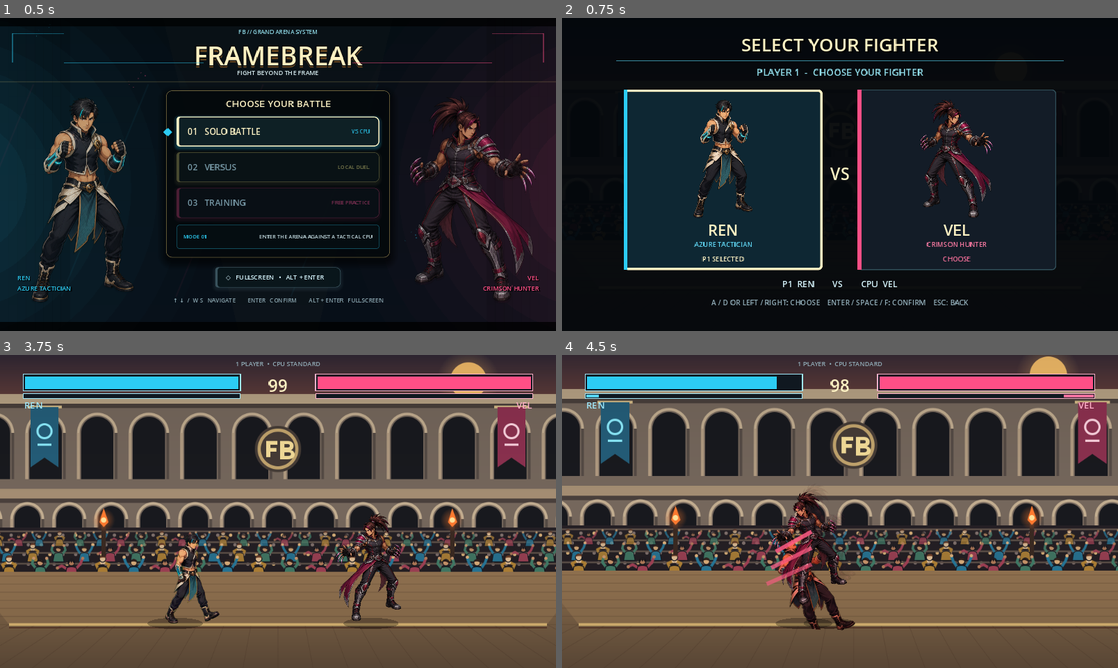
Above: before the commit, frames 1-4 (two rows, left to right).
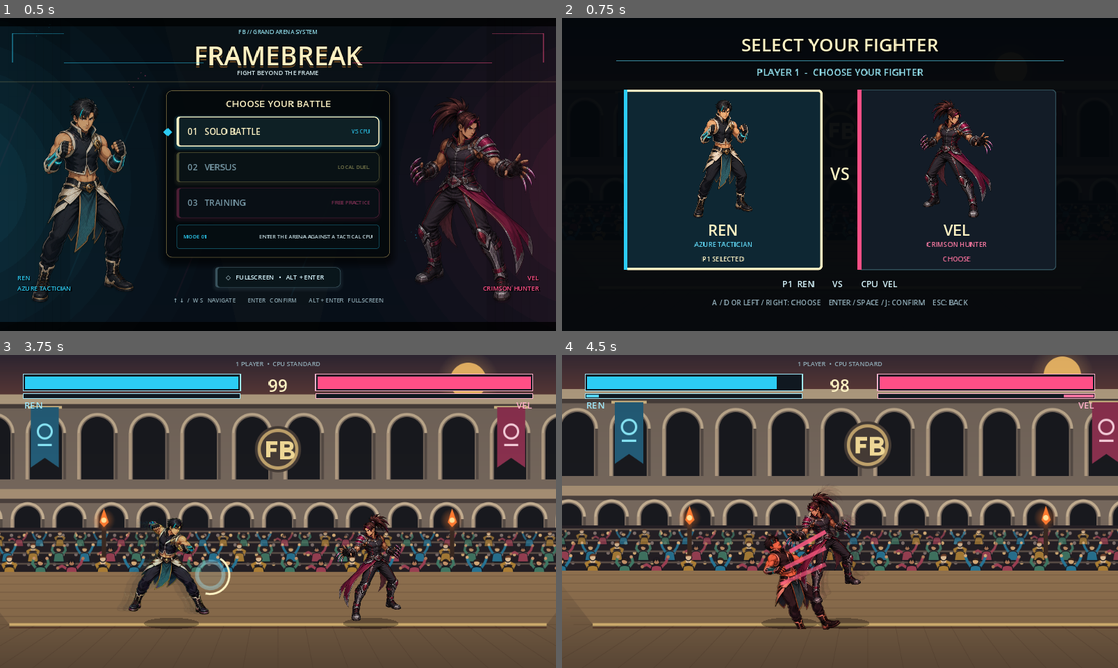
Above: after the commit, the same moments.

Repository: Hikki0608/Fighting-game
Game: Godot game, scene res://scenes/main.tscn
Same seed, same stepped clock (60 frames per second), same inputs: the game is played once before the commit and once after it.
Inputs (mouse positions are in pixels of both pictures, inside the frame that each line leads up to):
- Up to frame 1 (0.5 s): no input
- Up to frame 2 (0.75 s): click "01 SOLO BATTLE" at 0.5 s
- Up to frame 3 (3.75 s): click "REN" at 1.25 s; tap Enter at 2 s; move the mouse to (400, 495) at 2.02 s; hold D 2.03-2.78 s; tap J at 2.1 s; click (400, 495) at 2.17 s; tap Space at 2.27, 2.75, 3.02 s; tap K at 2.3, 2.85 s; move the mouse to (166, 527) at 2.77 s; hold S 2.78-3.53 s; tap L at 3.05, 3.6 s; move the mouse to (333, 442) at 3.52 s; hold D from 3.53 s (still down)
- Up to frame 4 (4.5 s): tap I at 3.8, 4.35 s; move the mouse to (812, 574) at 4.27 s; release D at 4.28 s; hold W from 4.28 s (still down); click (812, 574) at 4.42 s

Frame 1 is identical in both runs. In frame 2, 0.5% of the frame differs, in the area x 26-73%, y 90-93%; in frame 3, 4.5%; in frame 4, 31%, in the area x 0-100%, y 0-88%.

Commit message:
Remap keyboard attack controls

Diff:
--- a/scripts/fighter.gd
+++ b/scripts/fighter.gd
@@ -27,6 +27,10 @@
 const INPUT_BUFFER_FRAMES := 7
 const SUPER_CHORD_BUFFER_FRAMES := 5
 const AMBIENT_MOTION_SAMPLE_FRAMES := 2
+const KEYBOARD_LIGHT_KEY := KEY_J
+const KEYBOARD_HEAVY_KEY := KEY_K
+const KEYBOARD_SPECIAL_KEY := KEY_L
+const KEYBOARD_THROW_KEY := KEY_I
 
 const ATTACKS := {
 	&"light": {
@@ -355,10 +359,10 @@
 	if player_id == 0:
 		axis.x = float(Input.is_physical_key_pressed(KEY_D)) - float(Input.is_physical_key_pressed(KEY_A))
 		axis.y = float(Input.is_physical_key_pressed(KEY_S)) - float(Input.is_physical_key_pressed(KEY_W))
-		buttons.light = Input.is_physical_key_pressed(KEY_F)
-		buttons.heavy = Input.is_physical_key_pressed(KEY_G)
-		buttons.special = Input.is_physical_key_pressed(KEY_H)
-		buttons.throw = Input.is_physical_key_pressed(KEY_R)
+		buttons.light = Input.is_physical_key_pressed(KEYBOARD_LIGHT_KEY)
+		buttons.heavy = Input.is_physical_key_pressed(KEYBOARD_HEAVY_KEY)
+		buttons.special = Input.is_physical_key_pressed(KEYBOARD_SPECIAL_KEY)
+		buttons.throw = Input.is_physical_key_pressed(KEYBOARD_THROW_KEY)
 
 	var joy_x := Input.get_joy_axis(player_id, JOY_AXIS_LEFT_X)
 	var joy_y := Input.get_joy_axis(player_id, JOY_AXIS_LEFT_Y)
--- a/scripts/main.gd
+++ b/scripts/main.gd
@@ -939,7 +939,7 @@
 	if game_mode == MODE_SOLO:
 		character_selection[1] = (character_selection[0] + 1) % CHARACTER_ROSTER.size()
 		character_prompt_label.text = "PLAYER 1  -  CHOOSE YOUR FIGHTER"
-		character_hint_label.text = "A / D OR LEFT / RIGHT: CHOOSE    ENTER / SPACE / F: CONFIRM    ESC: BACK"
+		character_hint_label.text = "A / D OR LEFT / RIGHT: CHOOSE    ENTER / SPACE / J: CONFIRM    ESC: BACK"
 	elif game_mode == MODE_TRAINING:
 		character_prompt_label.text = (
 			"PLAYER 1  -  CHOOSE YOUR FIGHTER"
@@ -947,16 +947,16 @@
 			else "TRAINING DUMMY  -  CHOOSE FIGHTER"
 		)
 		character_hint_label.text = (
-			"A / D OR LEFT / RIGHT: CHOOSE    ENTER / SPACE / F: CONFIRM    ESC: BACK"
+			"A / D OR LEFT / RIGHT: CHOOSE    ENTER / SPACE / J: CONFIRM    ESC: BACK"
 			if selecting_player == 0
-			else "A / D OR LEFT / RIGHT: CHOOSE    ENTER / SPACE / F: CONFIRM    ESC: BACK"
+			else "A / D OR LEFT / RIGHT: CHOOSE    ENTER / SPACE / J: CONFIRM    ESC: BACK"
 		)
 	else:
 		character_prompt_label.text = "PLAYER %d  -  CHOOSE YOUR FIGHTER" % (selecting_player + 1)
 		character_hint_label.text = (
-			"A / D OR LEFT / RIGHT: CHOOSE    ENTER / SPACE / F: CONFIRM    ESC: BACK"
+			"A / D OR LEFT / RIGHT: CHOOSE    ENTER / SPACE / J: CONFIRM    ESC: BACK"
 			if selecting_player == 0
-			else "A / D OR LEFT / RIGHT: CHOOSE    ENTER / SPACE / F: CONFIRM    ESC: BACK"
+			else "A / D OR LEFT / RIGHT: CHOOSE    ENTER / SPACE / J: CONFIRM    ESC: BACK"
 		)
 
 	var current_player_label := (
@@ -1013,7 +1013,7 @@
 	right_pressed = _key_just_pressed(KEY_D) or right_pressed
 	var confirm_pressed := _key_just_pressed(KEY_ENTER)
 	confirm_pressed = _key_just_pressed(KEY_SPACE) or confirm_pressed
-	confirm_pressed = _key_just_pressed(KEY_F) or confirm_pressed
+	confirm_pressed = _key_just_pressed(Fighter.KEYBOARD_LIGHT_KEY) or confirm_pressed
 
 	if left_pressed:
 		character_selection[selecting_player] = wrapi(
Not shown, changed: README.md
